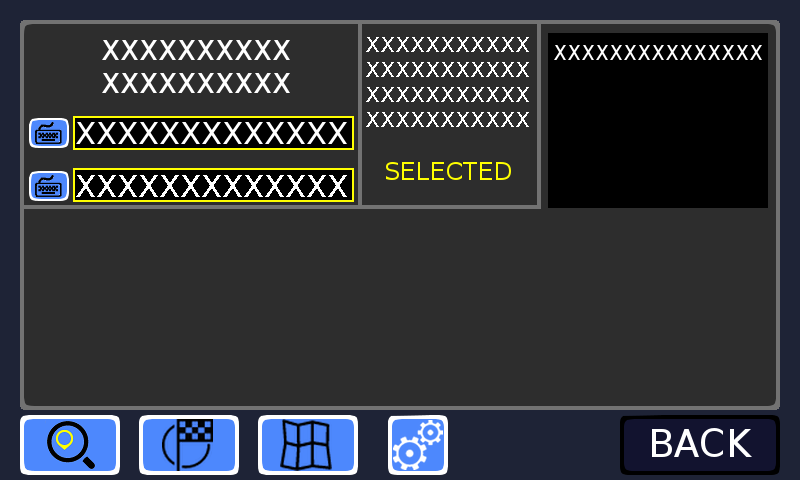
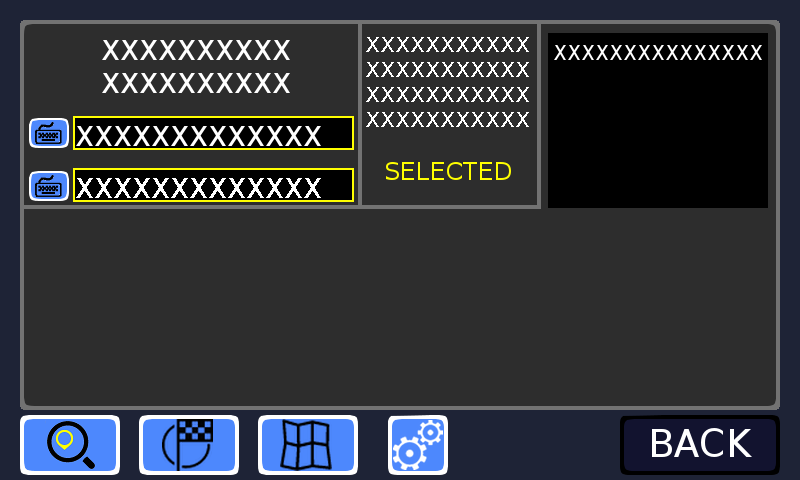
The second w=800, h=480 image is a revision of the first. Changes to its layers:
painted on "categoryValue" over [76, 122, 347, 146]
painted on "poiValue" over [76, 175, 347, 198]
